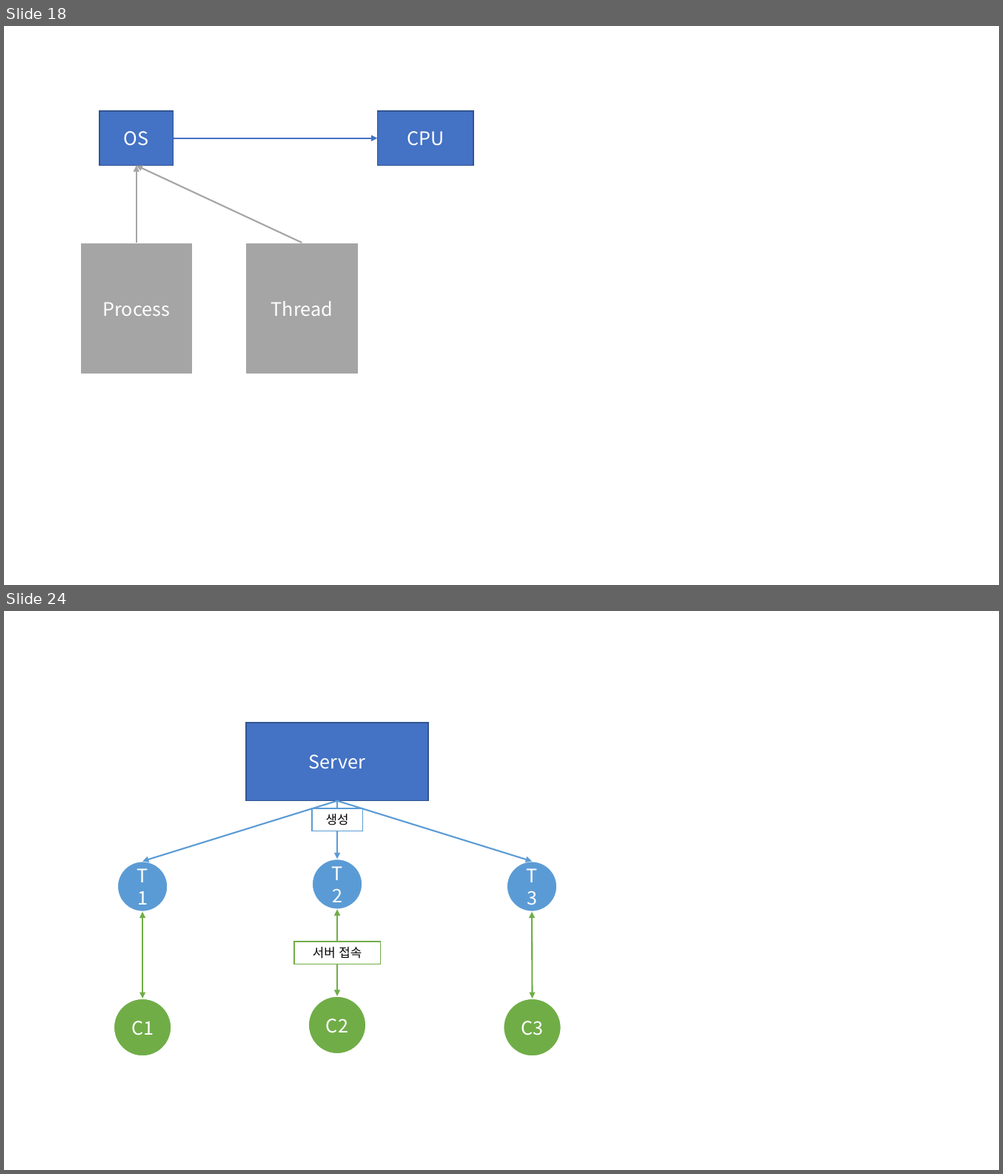
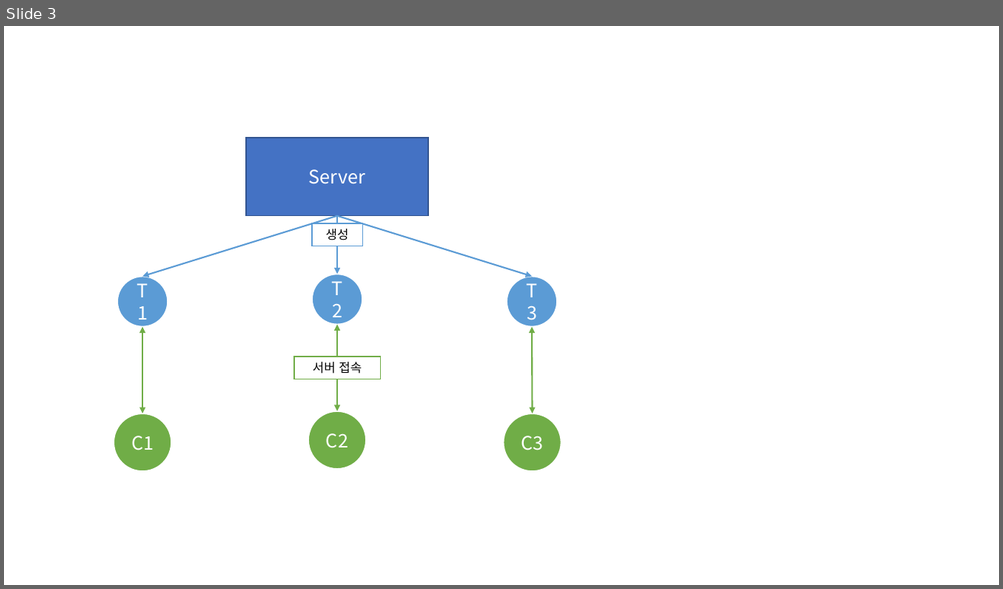
Before and after one commit to Dingadung/2022-study-workspace, a slide deck: study-note/자바/2022-08-26 내용정리.pptx. Shown one above the other, each under a label of ours: slides 18 and 24 before the commit, slide 3 after it; the slides between them are not shown. The pictures are 1003x1174 and 1003x589 pixels, drawn with LibreOffice and Linux fonts; fonts in the diff are those of the drawing. Boxes give left, top, right and bottom in pixels: in the first picture for what was removed or moved away, otherwise in the second. Text is boxed around its words. In the diff, an @@ line names an element or a change of style, - is before the commit and + after.

```diff
--- a/study-note/자바/2022-08-26 내용정리.pptx
+++ b/study-note/자바/2022-08-26 내용정리.pptx
@@ slide 18 removed at (4,26,999,585), background #FFFFFF @@
@@ rectangle removed at (99,111,173,166) @@
-OS
@@ rectangle removed at (377,111,473,166) @@
-CPU
@@ arrow removed from (173, 138) to (377, 138) @@
@@ arrow removed from (136, 243) to (136, 166) @@
@@ arrow removed from (301, 243) to (136, 166) @@
@@ rectangle removed at (80,243,193,375) @@
-Process
@@ rectangle removed at (246,243,358,375) @@
-Thread
@@ what was slide 24 is now slide 3 @@
```
Also in this commit, not shown: 20 other slides removed, 4 other files.
